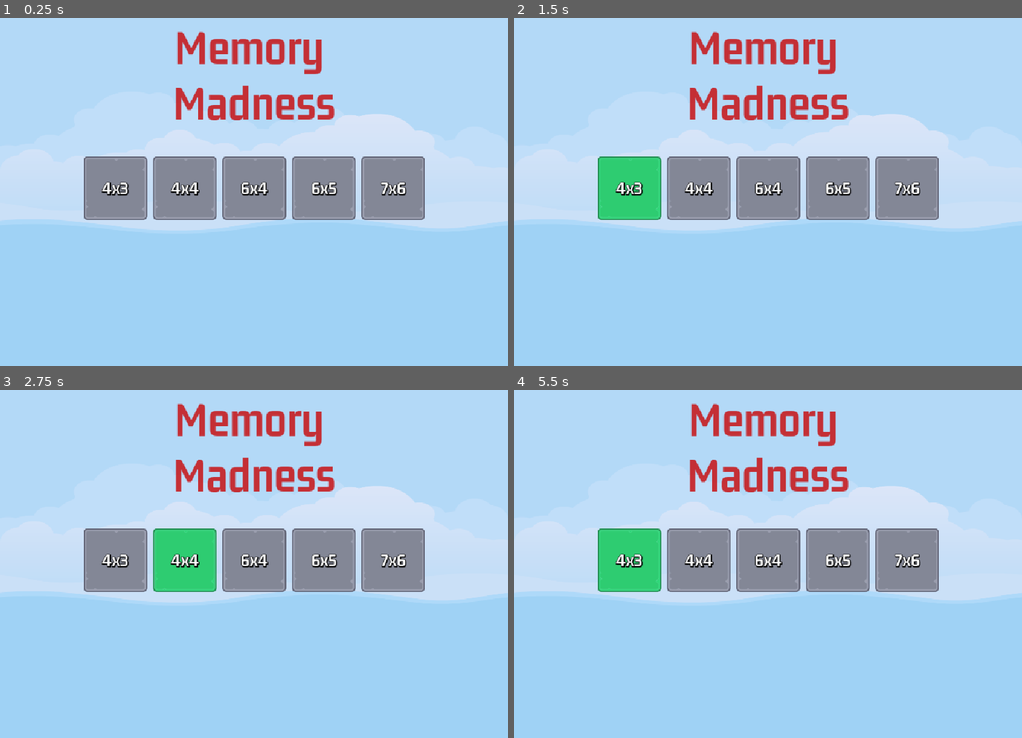
Above: before the commit, frames 1-4 (two rows, left to right).
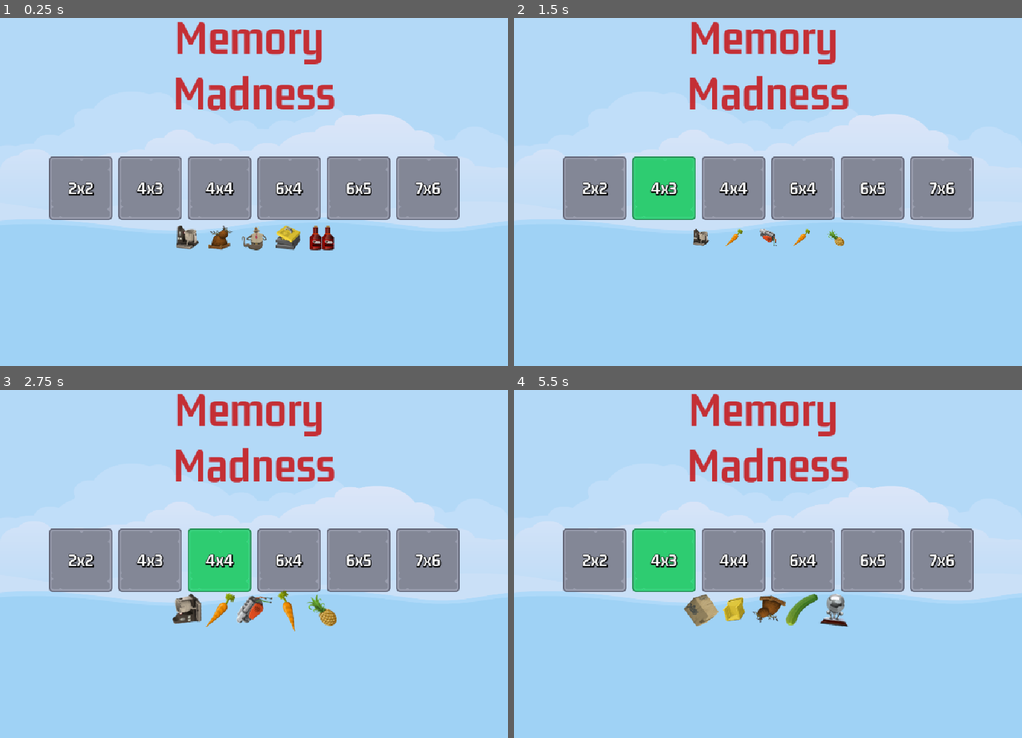
Above: after the commit, the same moments.

Repository: asteya01/Summer25
Game: Godot game, scene res://Scenes/Master/Master.tscn
The game is run twice, just before and just after one commit, with the same random seed, the same clock (stepped at 60 frames per second) and the same inputs.
Inputs (mouse positions are in pixels of both pictures, inside the frame that each line leads up to):
- Up to frame 1 (0.25 s): no input
- Up to frame 2 (1.5 s): click (595, 188) at 0.5 s, where only the run after the commit has a clickable "2x2"; click "4x3" at 1.25 s
- Up to frame 3 (2.75 s): click "4x4" at 2 s
- Up to frame 4 (5.5 s): click "6x4" at 2.75 s; click "6x5" at 3.5 s; click "7x6" at 4.25 s; click "4x3" at 5 s

The runs differ from the first frame. In frame 1, 10% of the frame differs, in the area x 9-91%, y 1-67%; in frame 2, 11%; in frame 3, 12%; in frame 4, 12%, in the area x 9-91%, y 1-69%.

Commit message:
Problem Solved! Random images spinning, rotating, and shrinking

Diff:
--- a/MemoryMadness/Globals/ImageManager.gd
+++ b/MemoryMadness/Globals/ImageManager.gd
@@ -17,7 +17,7 @@
 		_image_list.append(load(file))
 
 
-func get_random_item_image() -> void:
+func get_random_item_image() -> Texture2D:
 	return _image_list.pick_random()
 
 
--- a/MemoryMadness/Resources/levels_data.tres
+++ b/MemoryMadness/Resources/levels_data.tres
@@ -5,9 +5,9 @@
 
 [sub_resource type="Resource" id="Resource_o0sab"]
 script = ExtResource("1_o0sab")
-level_number = 0
-rows = 0
-cols = 0
+level_number = 1
+rows = 2
+cols = 2
 metadata/_custom_type_script = "uid://cweb31717aftu"
 
 [sub_resource type="Resource" id="Resource_6cewc"]
--- /dev/null
+++ b/MemoryMadness/Scenes/FrontSprite/FrontSprite.gd
@@ -0,0 +1,35 @@
+extends TextureRect
+
+
+const SCALE_SMALL: Vector2 = Vector2(0.1, 0.1)
+const SCALE_NORMAL: Vector2 = Vector2(1.0, 1.0)
+const SCALE_TIME: float = 1.0
+
+
+# Called when the node enters the scene tree for the first time.
+func _ready() -> void:
+	set_random_image()
+	run_me()
+
+
+func set_random_image() -> void:
+	texture = ImageManager.get_random_item_image()
+
+
+func get_random_spin_time() -> float:
+	return randf_range(1.0, 2.0)
+
+
+func get_random_rotation() -> float:
+	return deg_to_rad(randf_range(-360, 360))
+
+
+func run_me() -> void:
+	var tween: Tween = create_tween()
+	#tween.set_loops()
+	tween.tween_property(self, "scale", SCALE_SMALL, SCALE_TIME)
+	tween.tween_callback(set_random_image)
+	tween.tween_property(self, "scale", SCALE_NORMAL, SCALE_TIME)
+	tween.tween_property(self, "rotation",
+			get_random_rotation(), get_random_spin_time())
+	tween.tween_callback(run_me)
--- /dev/null
+++ b/MemoryMadness/Scenes/FrontSprite/FrontSprite.tscn
@@ -0,0 +1,20 @@
+[gd_scene load_steps=3 format=3 uid="uid://dp4j5w1xas5x3"]
+
+[ext_resource type="Texture2D" uid="uid://ds1lsry8yvrxq" path="res://assets/glitch/bag_moving_box.png" id="1_dw5qn"]
+[ext_resource type="Script" uid="uid://b7au7c2dcp4u" path="res://Scenes/FrontSprite/FrontSprite.gd" id="2_g3sii"]
+
+[node name="FrontSprite" type="TextureRect"]
+anchors_preset = 8
+anchor_left = 0.5
+anchor_top = 0.5
+anchor_right = 0.5
+anchor_bottom = 0.5
+offset_left = -32.0
+offset_top = -32.0
+offset_right = 32.0
+offset_bottom = 32.0
+grow_horizontal = 2
+grow_vertical = 2
+pivot_offset = Vector2(32, 32)
+texture = ExtResource("1_dw5qn")
+script = ExtResource("2_g3sii")
--- a/MemoryMadness/Scenes/LevelButton/LevelButton.gd
+++ b/MemoryMadness/Scenes/LevelButton/LevelButton.gd
@@ -17,6 +17,6 @@
 		label.text = "%dx%d" % [ls.get_cols(), ls.get_rows()]
 
 
-# Called every frame. 'delta' is the elapsed time since the previous frame.
-func _process(_delta: float) -> void:
-	pass
+
+func _on_pressed() -> void:
+	pass # Replace with function body.
--- a/MemoryMadness/Scenes/LevelButton/LevelButton.tscn
+++ b/MemoryMadness/Scenes/LevelButton/LevelButton.tscn
@@ -42,3 +42,5 @@
 label_settings = ExtResource("4_anpwf")
 
 [node name="Sound" type="AudioStreamPlayer2D" parent="."]
+
+[connection signal="pressed" from="." to="." method="_on_pressed"]
--- a/MemoryMadness/Scenes/Main/Main.tscn
+++ b/MemoryMadness/Scenes/Main/Main.tscn
@@ -1,7 +1,8 @@
-[gd_scene load_steps=3 format=3 uid="uid://xoohan0jn41h"]
+[gd_scene load_steps=4 format=3 uid="uid://xoohan0jn41h"]
 
 [ext_resource type="LabelSettings" uid="uid://cg4hpmc2n5dy3" path="res://Resources/title100memory_madness.tres" id="1_p8rbg"]
 [ext_resource type="PackedScene" uid="uid://bex7rxhr4b3by" path="res://Scenes/LevelButton/LevelButton.tscn" id="2_qtv3y"]
+[ext_resource type="PackedScene" uid="uid://dp4j5w1xas5x3" path="res://Scenes/FrontSprite/FrontSprite.tscn" id="3_cmk6n"]
 
 [node name="Main" type="Control"]
 layout_mode = 3
@@ -21,10 +22,15 @@
 color = Color(0.0941176, 0.356863, 0.843137, 0.152941)
 
 [node name="TitleLabel" type="Label" parent="."]
-layout_mode = 2
-offset_top = 70.0
-offset_right = 1024.0
-offset_bottom = 291.0
+layout_mode = 1
+anchors_preset = 5
+anchor_left = 0.5
+anchor_right = 0.5
+offset_left = -512.0
+offset_top = 50.0
+offset_right = 512.0
+offset_bottom = 271.0
+grow_horizontal = 2
 text = "Memory
 Madness"
 label_settings = ExtResource("1_p8rbg")
@@ -71,3 +77,19 @@
 
 [node name="HboxSprites" type="HBoxContainer" parent="VBoxContainer"]
 layout_mode = 2
+size_flags_horizontal = 4
+
+[node name="FrontSprite" parent="VBoxContainer/HboxSprites" instance=ExtResource("3_cmk6n")]
+layout_mode = 2
+
+[node name="FrontSprite2" parent="VBoxContainer/HboxSprites" instance=ExtResource("3_cmk6n")]
+layout_mode = 2
+
+[node name="FrontSprite3" parent="VBoxContainer/HboxSprites" instance=ExtResource("3_cmk6n")]
+layout_mode = 2
+
+[node name="FrontSprite4" parent="VBoxContainer/HboxSprites" instance=ExtResource("3_cmk6n")]
+layout_mode = 2
+
+[node name="FrontSprite5" parent="VBoxContainer/HboxSprites" instance=ExtResource("3_cmk6n")]
+layout_mode = 2
--- a/MemoryMadness/project.godot
+++ b/MemoryMadness/project.godot
@@ -24,6 +24,7 @@
 
 window/size/viewport_width=1024
 window/size/viewport_height=768
+window/size/mode=1
 window/stretch/mode="canvas_items"
 
 [editor]
Not shown, added: MemoryMadness/Scenes/FrontSprite/FrontSprite.gd.uid
